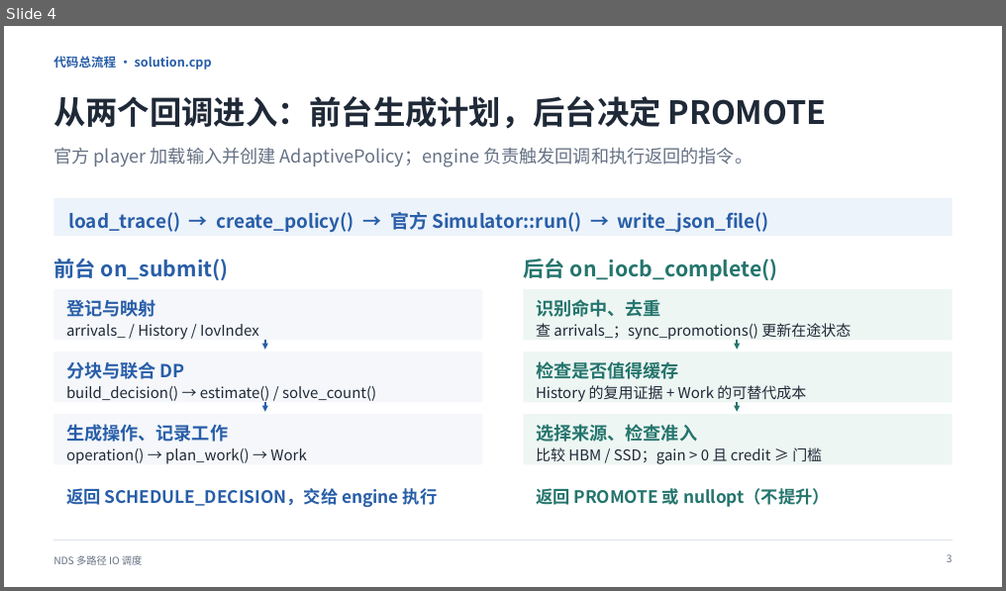
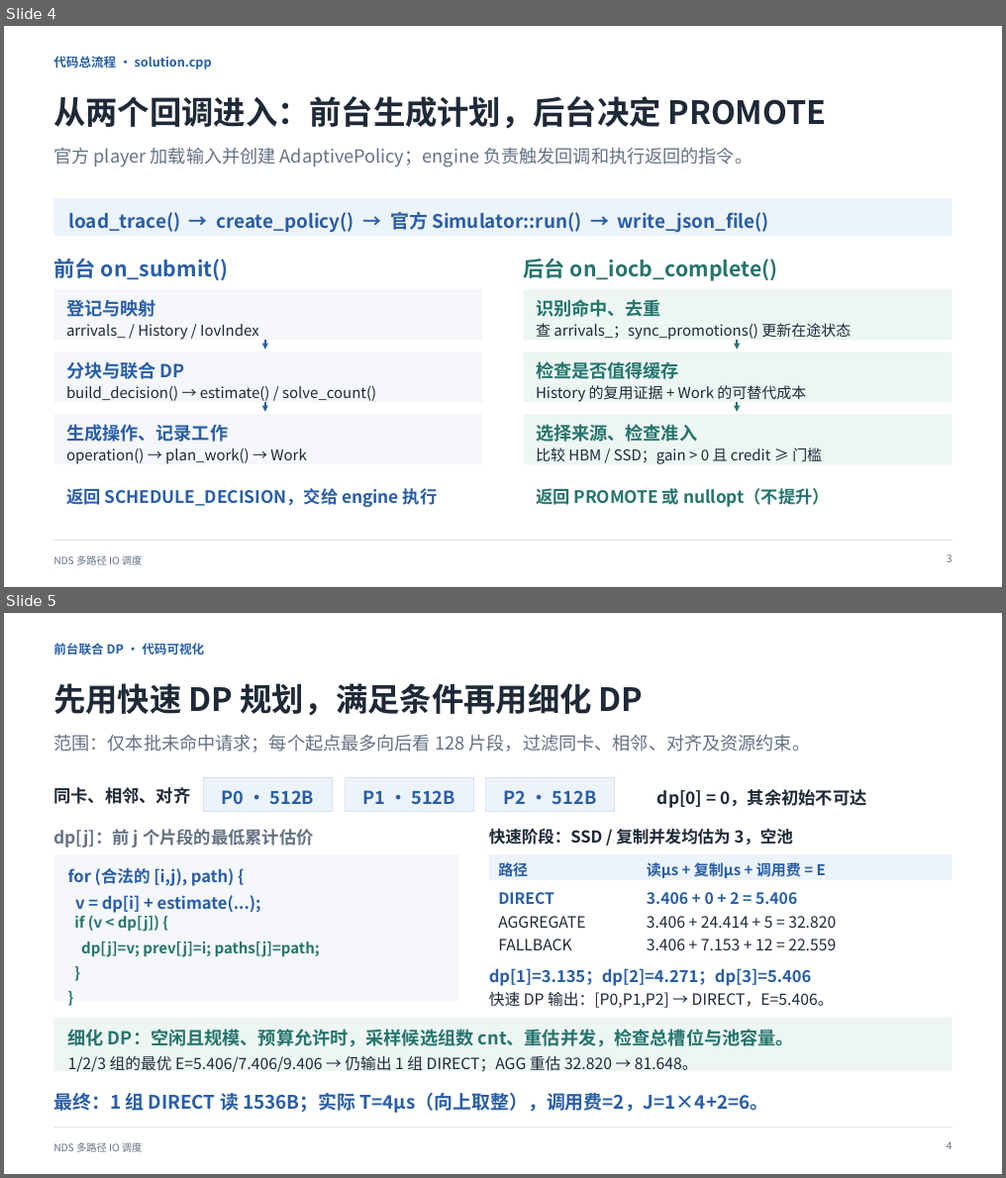
Before and after one commit to dpj135/hackathon, a slide deck: submissions/kaisennhu/07_答辩PPT/答辩介绍.pptx. Shown one above the other, each under a label of ours: slide 4 before the commit, slides 4 and 5 after it. The pictures are 1006x591 and 1006x1178 pixels, drawn with LibreOffice and Linux fonts; fonts in the diff are those of the drawing. Boxes give left, top, right and bottom in pixels: in the first picture for what was removed or moved away, otherwise in the second. Text is boxed around its words. In the diff, an @@ line names an element or a change of style, - is before the commit and + after.

Commit message:
docs: consolidate DP walkthrough and clarify estimates

```diff
--- a/submissions/kaisennhu/07_答辩PPT/答辩介绍.pptx
+++ b/submissions/kaisennhu/07_答辩PPT/答辩介绍.pptx
@@ slide 5 added at (4,613,1002,1174), background #FFFFFF @@
@@ text added at (54,643,204,655), 12 pt, text #285EA8, bold @@
+前台联合 DP · 代码可视化
@@ text added at (54,683,644,716), 30.8 pt, text #1F2937, bold @@
+先用快速 DP 规划，满足条件再用细化 DP
@@ text added at (54,735,810,753), 17.2 pt, text #657184 @@
+范围：仅本批未命中请求；每个起点最多向后看 128 片段，过滤同卡、相邻、对齐及资源约束。
@@ group added at (54,777,866,812): 5 texts, 3 rectangles @@
+同卡、相邻、对齐
+P0 · 512B
+P1 · 512B
+P2 · 512B
+dp[0] = 0，其余初始不可达
@@ text added at (54,829,314,848), 16.5 pt, text #657184, bold @@
+dp[j]：前 j 个片段的最低累计估价
@@ rectangle added at (54,855,460,1001), fill #F5F7FA @@
@@ text added at (74,915,320,958), 14.2 pt, text #24756D, bold @@
+if (v < dp[j]) {
+dp[j]=v; prev[j]=i; paths[j]=path;
+}
+}
@@ group added at (68,829,952,951): 10 texts, 1 rectangle @@
+for (合法的 [i,j), path) {
+v = dp[i] + estimate(...);
+快速阶段：SSD / 复制并发均估为 3，空池
+路径
+读μs + 复制μs + 调用费 = E
+DIRECT
+3.406 + 0 + 2 = 5.406
+AGGREGATE
+3.406 + 24.414 + 5 = 32.820
+FALLBACK
+3.406 + 7.153 + 12 = 22.559
@@ text added at (489,968,812,986), 15.8 pt, text #285EA8, bold @@
+dp[1]=3.135；dp[2]=4.271；dp[3]=5.406
@@ text added at (489,991,834,1008), 15 pt, text #1F2937 @@
+快速 DP 输出：[P0,P1,P2] → DIRECT，E=5.406。
@@ rectangle added at (54,1018,952,1072), fill #EEF6F3 @@
@@ text added at (68,1029,794,1048), 17.2 pt, text #24756D, bold @@
+细化 DP：空闲且规模、预算允许时，采样候选组数 cnt、重估并发，检查总槽位与池容量。
@@ text added at (68,1056,698,1072), 15 pt, text #1F2937 @@
+1/2/3 组的最优 E=5.406/7.406/9.406 → 仍输出 1 组 DIRECT；AGG 重估 32.820 → 81.648。
@@ text added at (54,1093,769,1113), 18 pt, text #285EA8, bold @@
+最终：1 组 DIRECT 读 1536B；实际 T=4μs（向上取整），调用费=2，J=1×4+2=6。
@@ text added at (54,1143,142,1153), 9.8 pt, text #657184 @@
+NDS 多路径 IO 调度
@@ line added from (54, 1128) to (952, 1128), #DCE2E9 1 pt @@
@@ text added at (946,1142,952,1150), 9.8 pt, text #657184 @@
+4
```
Also in this commit, not shown: 6 slides changed, 2 slides removed, 3 other files.
